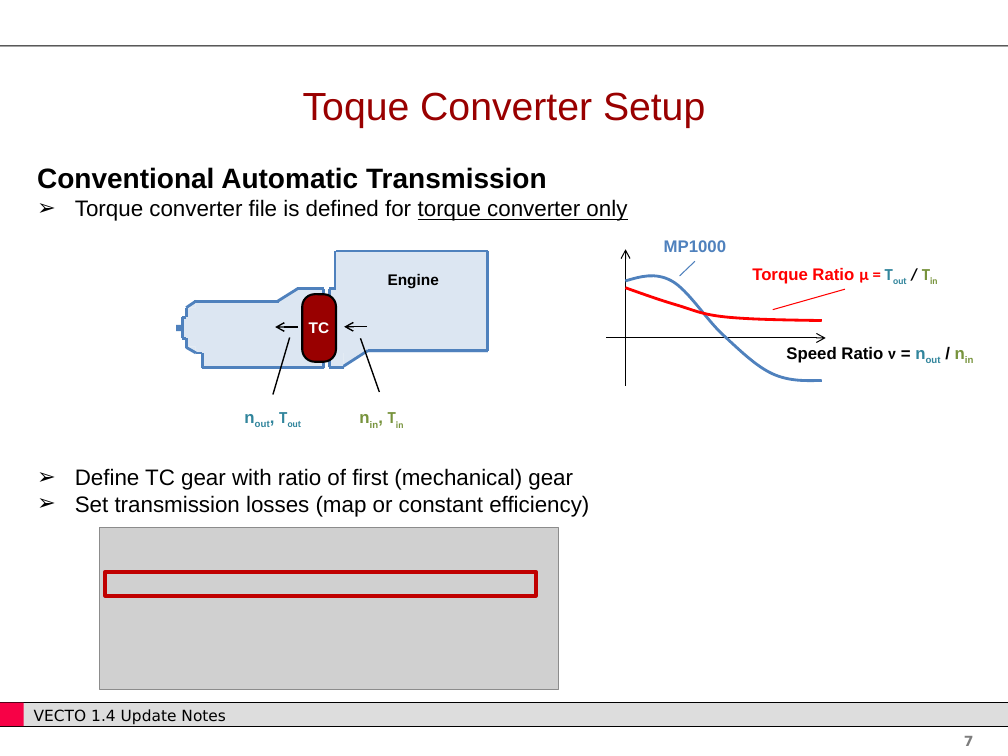
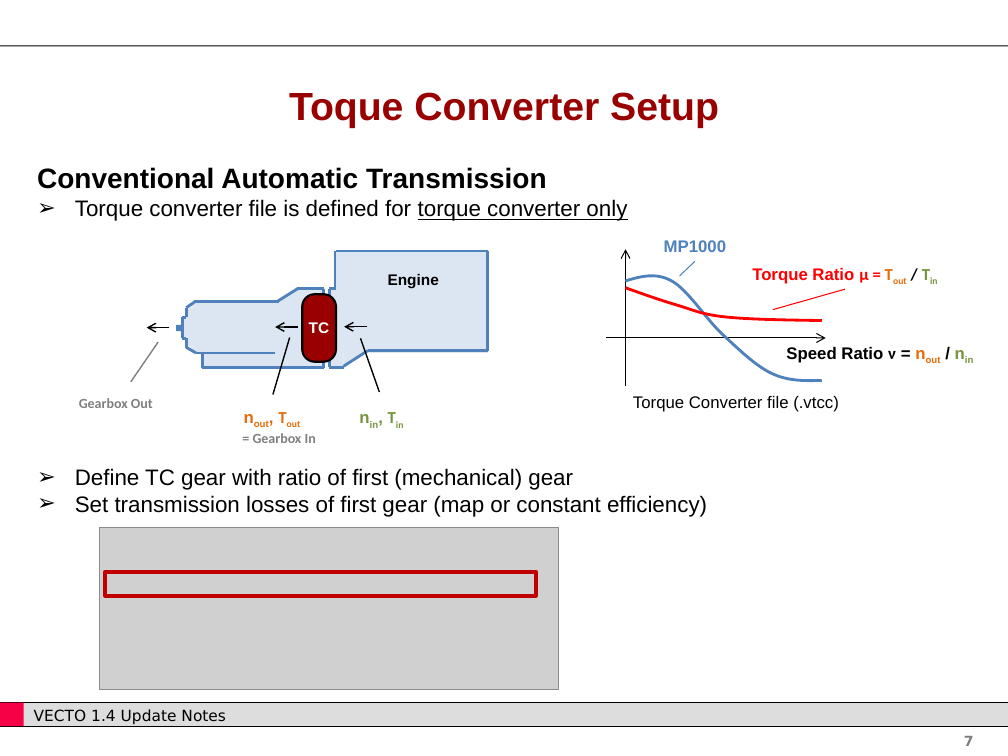
Before and after one commit to CLIMA-VECTO/vecto-sim, a slide deck: slide 7 of User Manual Source/Update Notes.pptx. Drawn at 1008x756 pixels with LibreOffice and Linux fonts; fonts in the diff are those of the drawing; grey boxes stand for pictures; background and template pictures are left out. Boxes give left, top, right and bottom in pixels: in the first picture for what was removed or moved away, otherwise in the second. Text is boxed around its words. In the diff, an @@ line names an element or a change of style, - is before the commit and + after.

```diff
--- a/User Manual Source/Update Notes.pptx
+++ b/User Manual Source/Update Notes.pptx
@@ text "Toque Converter Setup" at (x1=289, y1=92, x2=719, y2=128): bold on @@
@@ text "Torque Ratio μ = Tout ..." at (x1=752, y1=268, x2=868, y2=284): text colour #31859C to #E46C0A in "Tout" @@
@@ arrow added from (169, 328) to (146, 328), #000000 1 pt @@
@@ line added from (131, 382) to (158, 342), #808080 1 pt @@
@@ line moved from (203, 353) - (196, 353) to (275, 353) - (196, 353) @@
@@ text "Speed Ratio ν = nout ..." at (x1=786, y1=347, x2=896, y2=363): text colour #31859C to #E46C0A in "nout" @@
@@ text added at (x1=79, y1=398, x2=153, y2=408), 10 pt, text #808080, bold @@
+Gearbox Out
@@ text "nout, Tout" at (x1=223, y1=390, x2=322, y2=432): text colour #31859C to #E46C0A @@
@@ text added at (x1=633, y1=396, x2=839, y2=412), 12 pt, text #000000 @@
+Torque Converter file (.vtcc)
@@ text added at (x1=253, y1=433, x2=316, y2=443), 10 pt, text #808080, bold @@
+= Gearbox In
@@ text at (x1=75, y1=495, x2=707, y2=517): text changed @@
-➢ Set transmission losses (map or constant efficiency)
+➢ Set transmission losses of first gear (map or constant efficiency)
```
Also in this commit, not shown: 12 other slides changed, 59 other files.
